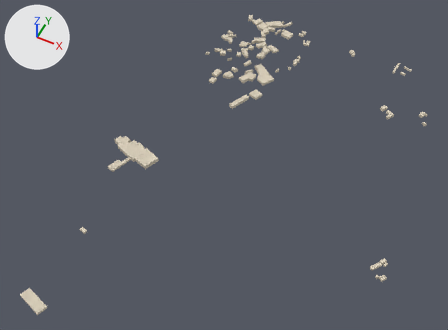
One commit to the glTF model cwplans/docklands/data/places/london/tiles/14-16355-12865.glb: the scene before it, then after it.
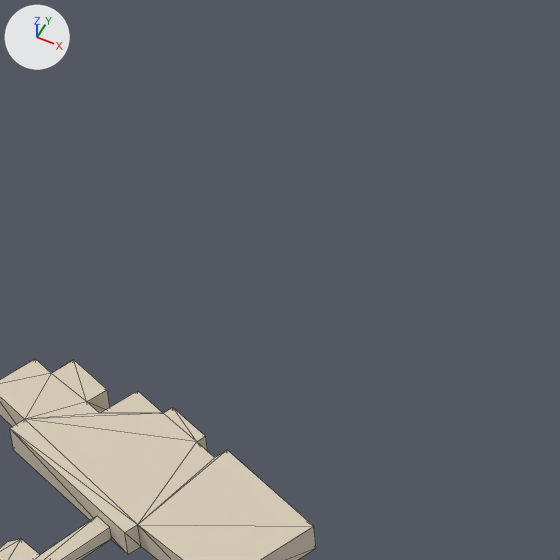
The first picture shows the older version from a camera (50 mm lens) standing at (369.0, -1026.0, 1234.0) and looking at (-123.0, -41.0, 2.0). The close-ups show the older and then the newer version on the part from 26% to 43% of the width and 27% to 49% of the height of that picture. Only the edits that show in the close-ups are written down. Arrows for +X, +Y and +Z are at upper left; the lights stay in place. The close-ups show mesh edges as thin lines. Where no turn or scale is listed for an object, it has been applied to the vertices.
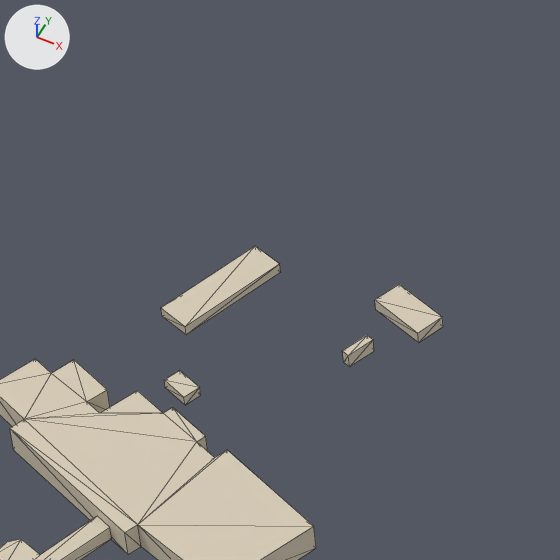
Where the newer file only moved an object's origin or applied its transform, the numbers keep the older frame.

Boxes [x1, y1, x2, y2] around the edits, measured in the close-ups (560 x 560 px):
'Mesh_1.024', moved, turned, rescaled (not visible before)
    after: [161, 246, 280, 335]
'Mesh_1.067', moved, turned, rescaled (not visible before)
    after: [375, 284, 443, 342]
'Mesh_1.098', added (pale yellow)
    after: [164, 371, 201, 405]
'Mesh_1.012', moved, turned, rescaled (not visible before)
    after: [342, 335, 374, 367]

Edits to the bpy script that builds the scene:
```text
Change ob_mesh_1_012:
    ob_mesh_1_012.location: (-262.0, 542.0, 2.371) -> (-321.1, -16.14, 1.904)
    ob_mesh_1_012.rotation_euler: (0.0, 0.0, 2.264) -> (0.0, 0.0, 1.224)  # degrees (0, 0, 130) -> degrees (0, 0, 70)
    ob_mesh_1_012.scale: (23.1, 16.5, 8.16) -> (11.9, 3.52, 6.03)
Change ob_mesh_1_024:
    ob_mesh_1_024.location: (-193.6, 198.3, 0.504) -> (-383.6, -11.41, 2.76)
    ob_mesh_1_024.rotation_euler: (0.0, 0.0, 1.167) -> (0.0, 0.0, 1.259)  # degrees (0, 0, 67) -> degrees (0, 0, 72)
    ob_mesh_1_024.scale: (65.0, 14.0, 9.38) -> (46.7, 14.0, 4.39)
Change ob_mesh_1_067:
    ob_mesh_1_067.location: (-305.5, 247.7, 2.241) -> (-314.5, 10.06, 1.739)
    ob_mesh_1_067.rotation_euler: (0.0, 0.0, 1.369) -> (0.0, 0.0, 2.809)  # degrees (0, 0, 78) -> degrees (0, 0, 161)
    ob_mesh_1_067.scale: (19.3, 15.2, 7.21) -> (24.5, 12.1, 5.11)
Add ob_mesh_1_098:
    ob_mesh_1_098 = bpy.data.objects.new('Mesh_1.098', me_mesh_1)
    ob_mesh_1_098.parent = ob_node_1
    ob_mesh_1_098.location = (-369.9, -61.25, 2.3)
    ob_mesh_1_098.rotation_euler = (0.0, 0.0, 2.778)  # degrees (0, 0, 159)
    ob_mesh_1_098.scale = (11.9, 7.29, 4.2)
```
